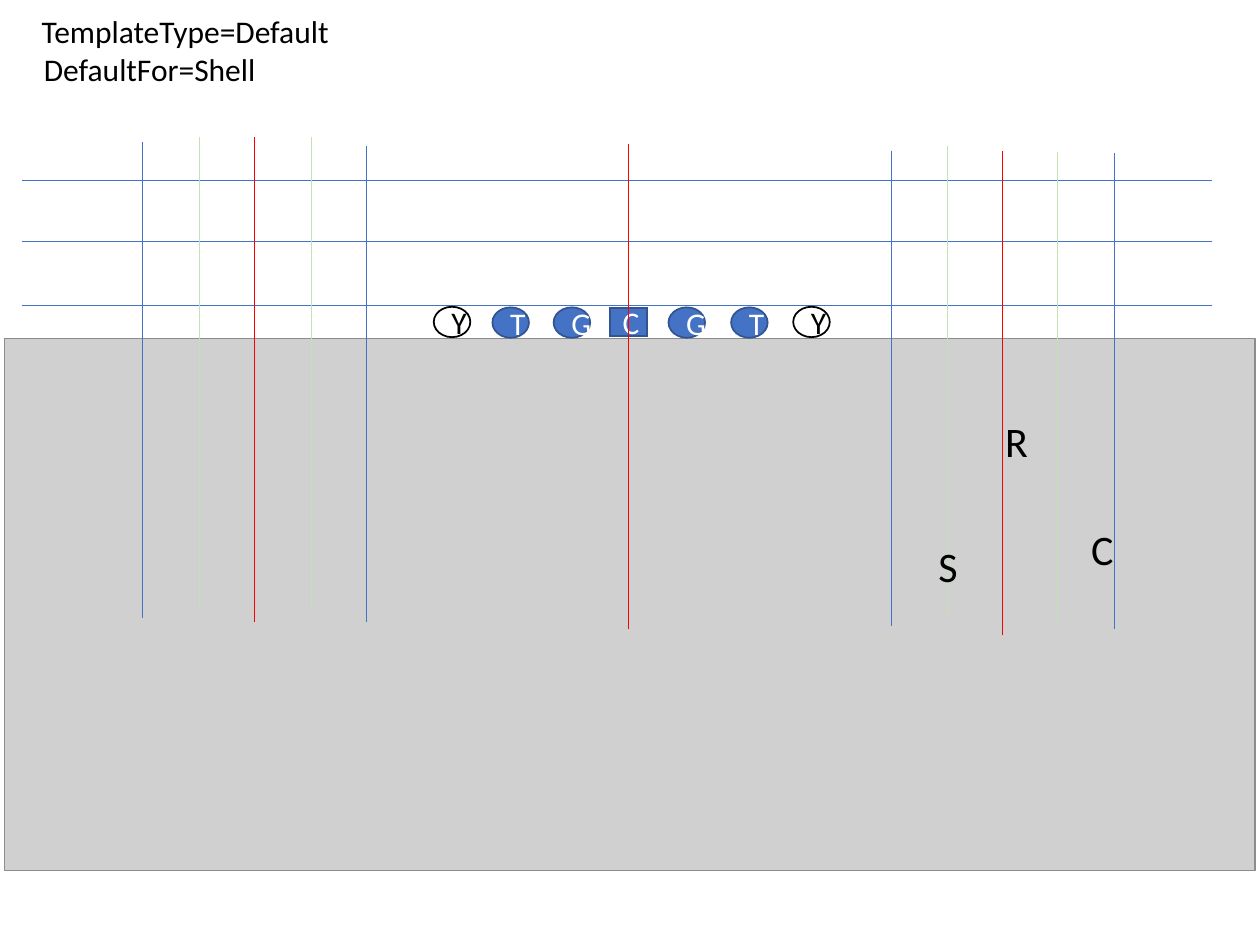
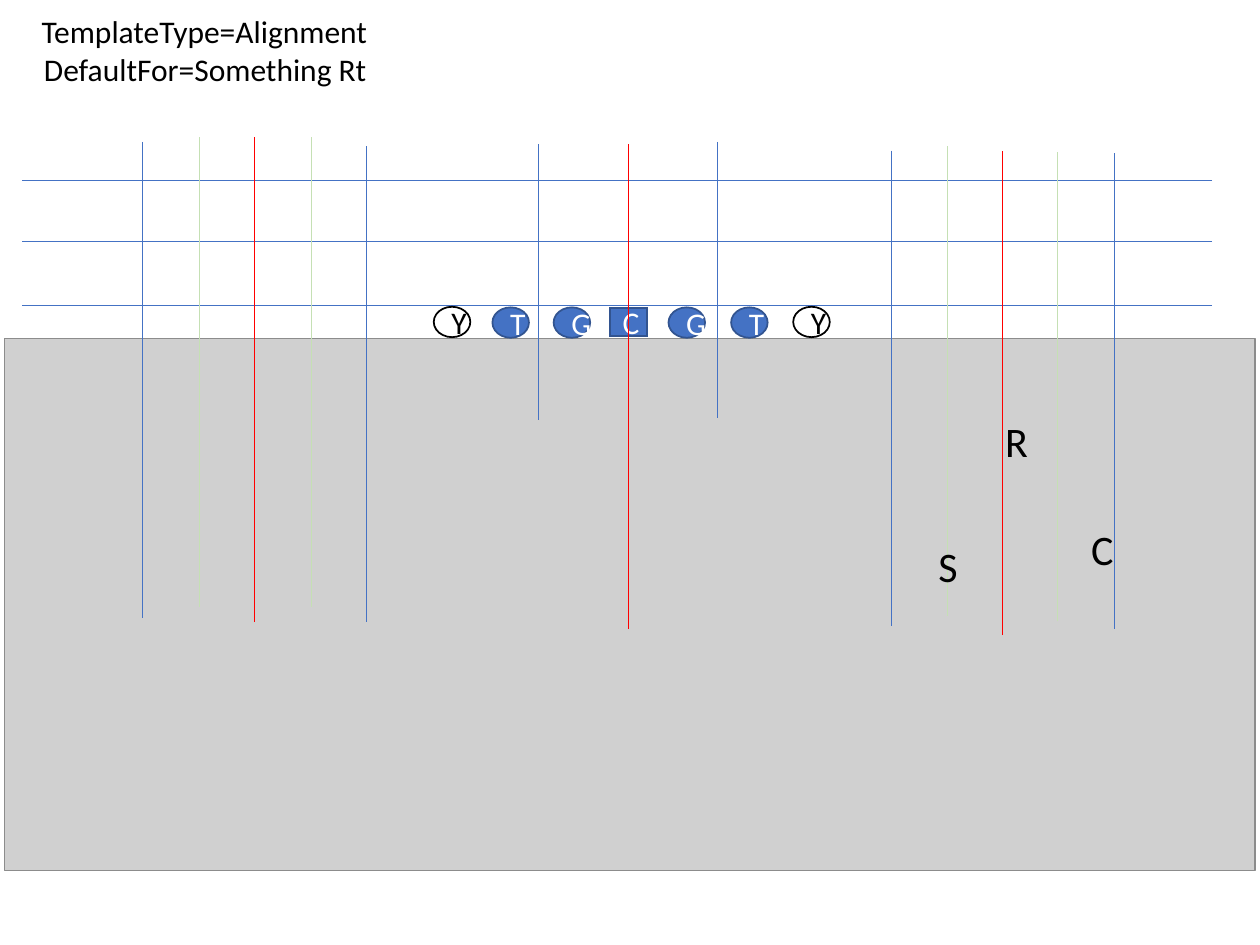
Before and after one commit to Aceplace/VBAScoutDCard, a slide deck: slide 11 of default_templates.pptx (slide 6 before the commit). Drawn at 1260x945 pixels with LibreOffice and Linux fonts; fonts in the diff are those of the drawing; grey boxes stand for pictures. Boxes give left, top, right and bottom in pixels: in the first picture for what was removed or moved away, otherwise in the second. Text is boxed around its words. In the diff, an @@ line names an element or a change of style, - is before the commit and + after.

```diff
--- a/default_templates.pptx
+++ b/default_templates.pptx
@@ text at [42,21,367,49]: text changed @@
-TemplateType=Default
+TemplateType=Alignment
@@ text at [44,59,367,87]: text changed @@
-DefaultFor=Shell
+DefaultFor=Something Rt
@@ line added from (539, 145) to (539, 420), #4472C4 0.5 pt @@
@@ line added from (718, 142) to (718, 417), #4472C4 0.5 pt @@
```
Also in this commit, not shown: 4 other slides changed, 5 slides added, 2 other files.
